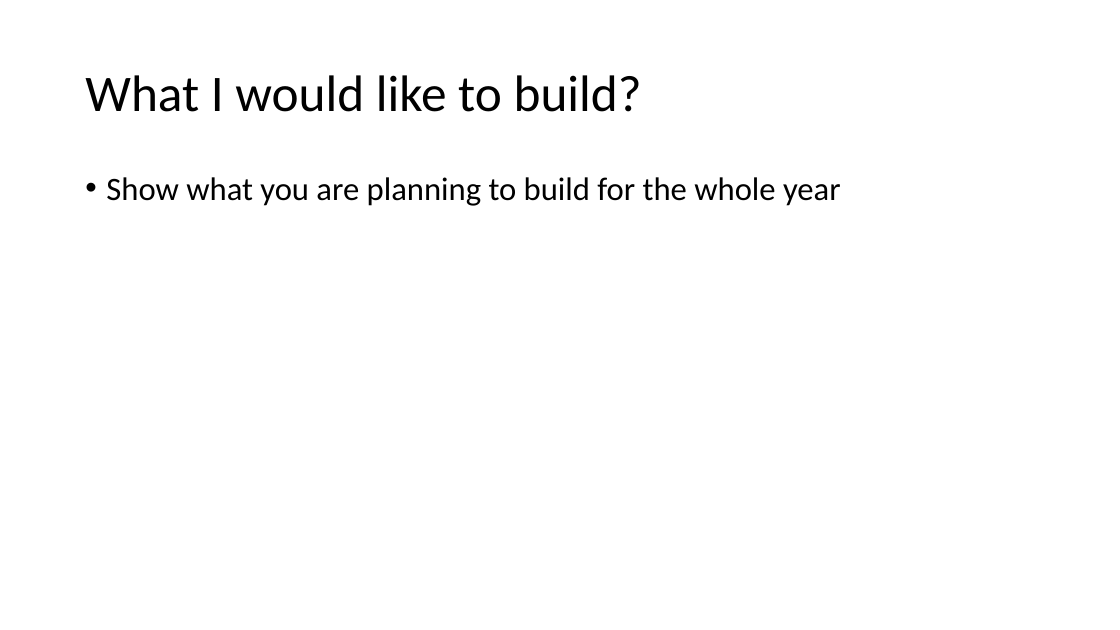
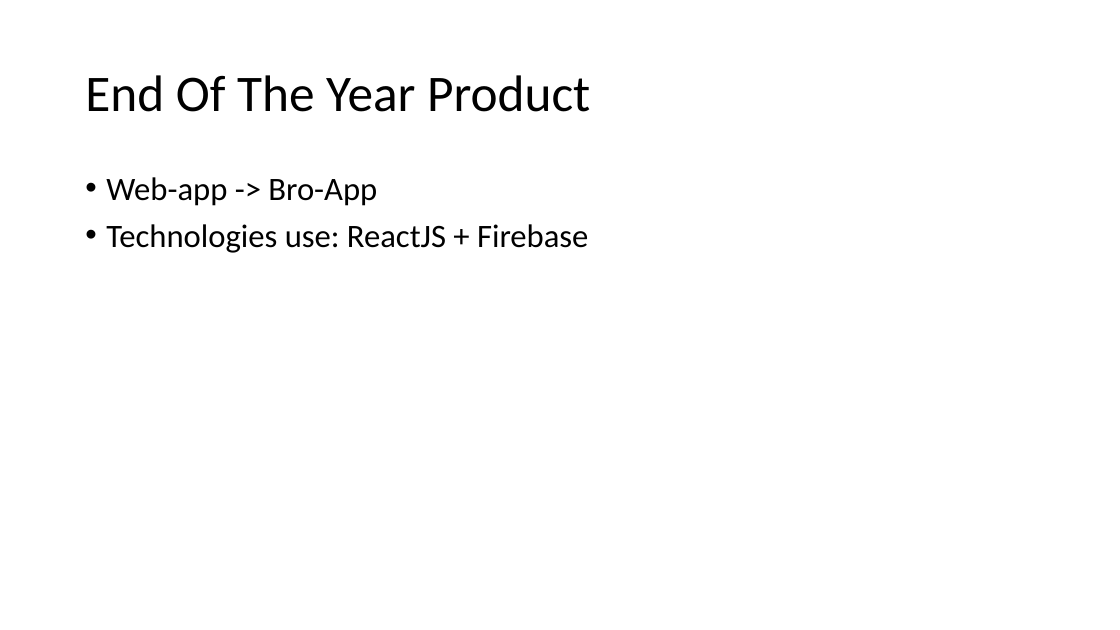
Before and after one commit to AjayaRai/bro-online, a slide deck: slide 2 of Challenge Week/Challenge Week Presentation.pptx. Drawn at 1120x630 pixels with LibreOffice and Linux fonts; fonts in the diff are those of the drawing. Boxes give left, top, right and bottom in pixels: in the first picture for what was removed or moved away, otherwise in the second. Text is boxed around its words. In the diff, an @@ line names an element or a change of style, - is before the commit and + after.

```diff
--- a/Challenge Week/Challenge Week Presentation.pptx
+++ b/Challenge Week/Challenge Week Presentation.pptx
@@ title at (85, 75, 590, 112): text changed @@
-What I would like to build?
+End Of The Year Product
@@ text at (106, 177, 588, 253): text changed @@
-• Show what you are planning to build for the whole year
+• Web-app -> Bro-App
+• Technologies use: ReactJS + Firebase
```
Also in this commit, not shown: 1 other slide changed, 3 slides added, 1 slide removed, 8 other files.
